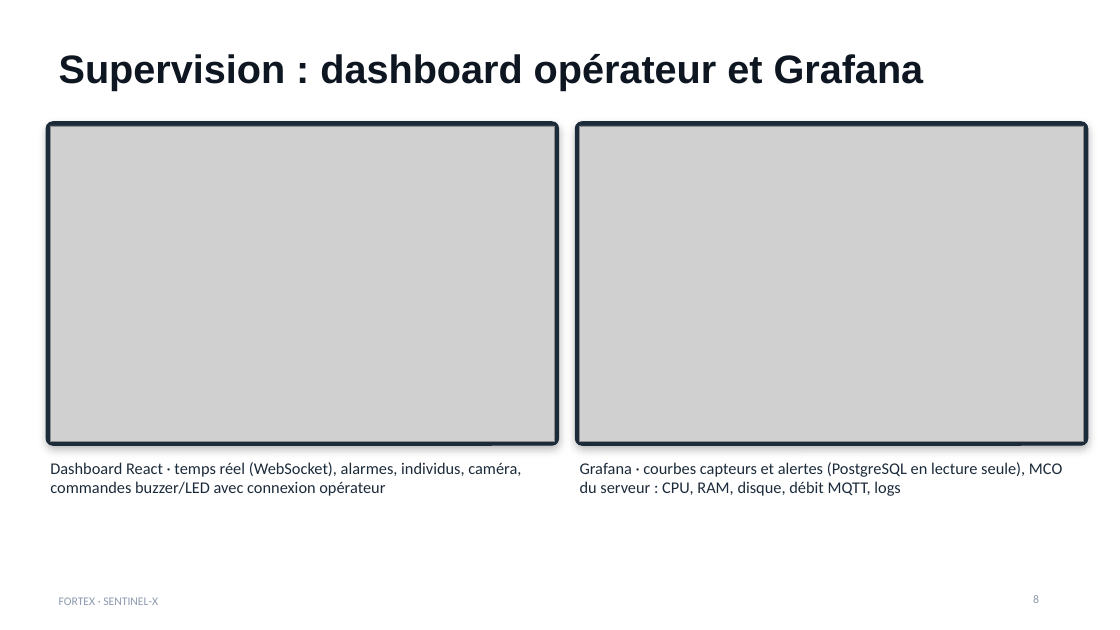
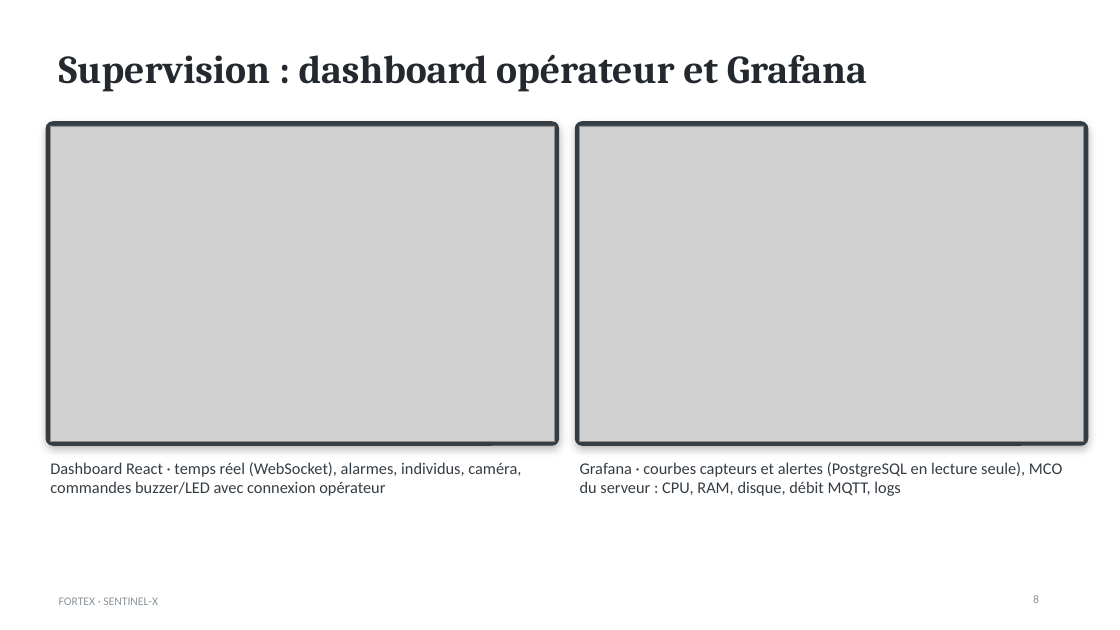
Before and after one commit to Fortexworkshop/ia, a slide deck: slide 8 of livrables/Workshop2026-M1-G-Pres.pptx. Drawn at 1120x630 pixels with LibreOffice and Linux fonts; fonts in the diff are those of the drawing; grey boxes stand for pictures. Boxes give left, top, right and bottom in pixels: in the first picture for what was removed or moved away, otherwise in the second. Text is boxed around its words. In the diff, an @@ line names an element or a change of style, - is before the commit and + after.

```diff
--- a/livrables/Workshop2026-M1-G-Pres.pptx
+++ b/livrables/Workshop2026-M1-G-Pres.pptx
@@ title "Supervision : dashboard opérateur et ..." at bbox=[59, 55, 867, 92]: font Arial to Cambria, text colour #0E1621 to #23292E @@
@@ rounded rectangle at bbox=[46, 122, 559, 445]: fill #1C2B3A to #353D44; outline #1C2B3A 1 pt to #353D44 1 pt @@
@@ rounded rectangle at bbox=[576, 122, 1088, 445]: fill #1C2B3A to #353D44; outline #1C2B3A 1 pt to #353D44 1 pt @@
@@ text "Dashboard React · temps réel ..." at bbox=[50, 462, 521, 496]: text colour #1C2B3A to #353D44 @@
@@ text "Grafana · courbes capteurs et ..." at bbox=[580, 462, 1062, 496]: text colour #1C2B3A to #353D44 @@
@@ text "FORTEX · SENTINEL-X" at bbox=[59, 597, 158, 605]: text colour #8D99AE to #8C969D @@
```
Also in this commit, not shown: 13 other slides changed, 2 other files.
